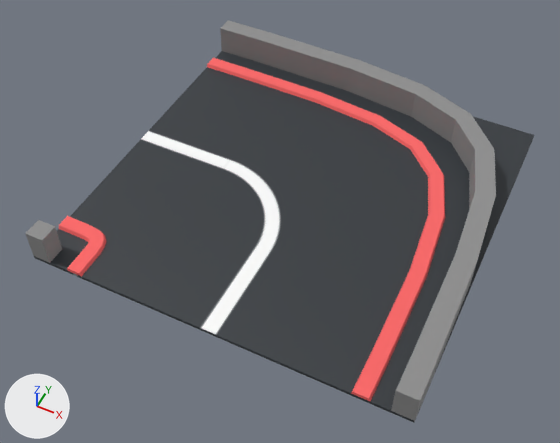
An edit to the glTF model models/standard-map/kartkids_base_trk_020_trn_90_l_1x1.gltf, drawn before and after from the same camera.
Camera for both pictures: a 50 mm lens placed at (5.94, -13.21, 15.05), pointed at (-0.17, -0.98, -0.24). The axes (+X, +Y, +Z) are drawn at lower left. The lights are the same throughout. The picture after the commit comes second. Vertices at exactly the same position are counted once.

The older version as bpy lines, for what is in view:
```python
mat_rubber = principled_material('rubber')
mat_rubber.base_color = (1.0, 0.144, 0.144)  # red #ff6a6a
mat_rubber.roughness = 1.0
me_cube_083 = bpy.data.meshes.new('Cube.083')
me_cube_083.from_pydata(...)  # 40 vertices, 58 faces; spans x -5.0..4.0, y -5.0..4.0, z 0.08..0.19
me_cube_083.materials.append(mat_rubber)  # red #ff6a6a
me_cube_110 = bpy.data.meshes.new('Cube.110')
me_cube_110.from_pydata(...)  # 72 vertices, 118 faces; spans x -5.0..5.0, y -5.0..5.0, z 0.0..0.19
# faces by material slot: [60, 58]
me_cube_110.materials.append(mat_asphalt)
me_cube_110.materials.append(mat_rubber)  # red #ff6a6a
me_cube_111 = bpy.data.meshes.new('Cube.111')
me_cube_111.from_pydata(...)  # 8 vertices, 10 faces; spans x -5.0..-4.5, y -5.0..-4.5, z 0.084..0.934
me_cube_111.materials.append(mat_concrete)  # grey #909090
me_cube_112 = bpy.data.meshes.new('Cube.112')
me_cube_112.from_pydata(...)  # 40 vertices, 58 faces; spans x -5.0..5.0, y -5.0..5.0, z 0.08..0.93
me_cube_112.materials.append(mat_concrete)  # grey #909090
ob_kartkids_base_trk_020_trn_90_l_1x1 = bpy.data.objects.new('kartkids_base_trk_020_trn_90_l_1x1', me_cube_110)
ob_kartkids_base_trk_020_trn_90_l_1x1.location = (0.0, 0.0, 0.0)
ob_kartkids_base_trk_020_trn_90_l_1x1_001 = bpy.data.objects.new('kartkids_base_trk_020_trn_90_l_1x1.001', me_cube_112)
ob_kartkids_base_trk_020_trn_90_l_1x1_001.location = (0.0, 0.0, 0.0)
ob_kartkids_base_trk_020_trn_90_l_1x1_002 = bpy.data.objects.new('kartkids_base_trk_020_trn_90_l_1x1.002', me_cube_083)
ob_kartkids_base_trk_020_trn_90_l_1x1_002.location = (0.0, 0.0, 0.0)
ob_kartkids_base_trk_020_trn_90_l_1x1_004 = bpy.data.objects.new('kartkids_base_trk_020_trn_90_l_1x1.004', me_cube_111)
ob_kartkids_base_trk_020_trn_90_l_1x1_004.location = (0.0, 0.0, 0.0)
```
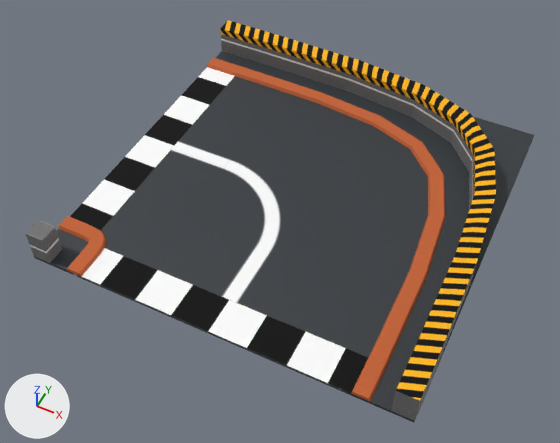
Where the change shows, as pixel boxes (x1, y1, x2, y2) in the pictures (560 x 443 px):
'kartkids_base_trk_020_trn_90_l_1x1', surface changed: (34, 51, 499, 422) in both
'kartkids_base_trk_020_trn_90_l_1x1.001', surface changed: (220, 20, 496, 421) in both
'kartkids_base_trk_020_trn_90_l_1x1.002', surface changed: (207, 58, 445, 402) in both
'kartkids_base_trk_020_trn_90_l_1x1.004', surface changed, recoloured: (25, 220, 62, 263) in both
part 1 of me_cube_110, surface changed: (59, 67, 368, 393) in both
part 2 of me_cube_110, recoloured: (70, 67, 368, 393) in both
part 3 of me_cube_112, reshaped: (220, 28, 477, 421) in both
part 4 of me_cube_112, recoloured: (221, 20, 496, 401) in both

Diff of the bpy script that builds the scene:
```diff
--- a/models/standard-map/kartkids_base_trk_020_trn_90_l_1x1.gltf.py
+++ b/models/standard-map/kartkids_base_trk_020_trn_90_l_1x1.gltf.py
@@ img_trim_occlusionroughnessmetallic_trim_occlusionroughnessmetallic_png @@
+img_trim_occlusionroughnessmetallic_trim_occlusionroughnessmetallic_png = load_image('TRIM_OcclusionRoughnessMetallic-TRIM_OcclusionRoughnessMetallic.png', 'textures/TRIM_OcclusionRoughnessMetallic-TRIM_OcclusionRoughnessMetallic.png.png', 4096, 4096, 'Non-Color')
@@ img_trim_basecolor @@
+img_trim_basecolor = load_image('TRIM_BaseColor', 'textures/TRIM_BaseColor.png', 4096, 4096, 'sRGB')
@@ img_trim_emissive @@
+img_trim_emissive = load_image('TRIM_Emissive', 'textures/TRIM_Emissive.png', 4096, 4096, 'sRGB')
@@ mat_rubber @@
 mat_rubber = bpy.data.materials.new('rubber')
-# nodes: BsdfPrincipled, OutputMaterial
-# colours: red #ff6a6a
+# nodes: BsdfPrincipled, OutputMaterial, SeparateColor, TexImage x3
+# uses the picture img_trim_basecolor
+# uses the picture img_trim_emissive
+# uses the picture img_trim_occlusionroughnessmetallic_trim_occlusionroughnessmetallic_png
@@ me_cube_110 @@
 me_cube_110.from_pydata(...)  # 72 vertices, 118 faces; spans x -5.0..5.0, y -5.0..5.0, z 0.0..0.19
 # used by ob_kartkids_base_trk_020_trn_90_l_1x1; location = (0.0, 0.0, 0.0)
+# me_cube_110 part 1: 62 kept faces spanning x -5.0..4.0, y -5.0..4.0, z 0.09..0.19 get new texture (UV) coordinates
+# me_cube_110 part 2: 4 faces spanning x -5.0..4.0, y -5.0..4.0, z 0.09 switch from mat_asphalt to mat_rubber
@@ me_cube_112 @@
 # used by ob_kartkids_base_trk_020_trn_90_l_1x1_001; location = (0.0, 0.0, 0.0)
-me_cube_112.from_pydata(...)  # 40 vertices, 58 faces; spans x -5.0..5.0, y -5.0..5.0, z 0.08..0.93
+me_cube_112.from_pydata(...)  # 60 vertices, 98 faces; spans x -5.0..5.0, y -5.0..5.0, z 0.08..0.93
+# me_cube_112 part 3
+# 40 faces are deleted
+# 5 vertices are added at (4.23, 2.94, 0.72), (4.76, 1.3, 0.72), (-0.54, 4.44, 0.72), (1.57, 4.17, 0.72), (2.95, 3.62, 0.72)
+# 15 new vertices lie (0.0, 0.0, -0.21) away from vertices in x -5.0..5.0, y -5.0..5.0, z 0.93
+# 80 new faces join them
+# me_cube_112 part 4: 18 faces spanning x -5.0..5.0, y -5.0..5.0, z 0.93 switch from mat_concrete (grey #909090) to mat_rubber
@@ me_cube_111 @@
 me_cube_111.from_pydata(...)  # 8 vertices, 10 faces; spans x -5.0..-4.5, y -5.0..-4.5, z 0.084..0.934
-me_cube_111.materials.append(mat_concrete)  # grey #909090
+me_cube_111.materials.append(mat_rubber)
@@ me_cube_083 @@
 me_cube_083.from_pydata(...)  # 40 vertices, 58 faces; spans x -5.0..4.0, y -5.0..4.0, z 0.08..0.19
 # used by ob_kartkids_base_trk_020_trn_90_l_1x1_002; location = (0.0, 0.0, 0.0)
+# me_cube_083 part 5: texture (UV) coordinates of 58 of 58 faces, centred in x -5.0..3.99, y -5.0..3.99, z 0.12..0.19, changed; they spanned u 0.38..0.88, v 0.0..1.0 and now span u 0.0..2.28, v 0.75..1.0
 me_cube_083.materials.append(mat_rubber)
```
